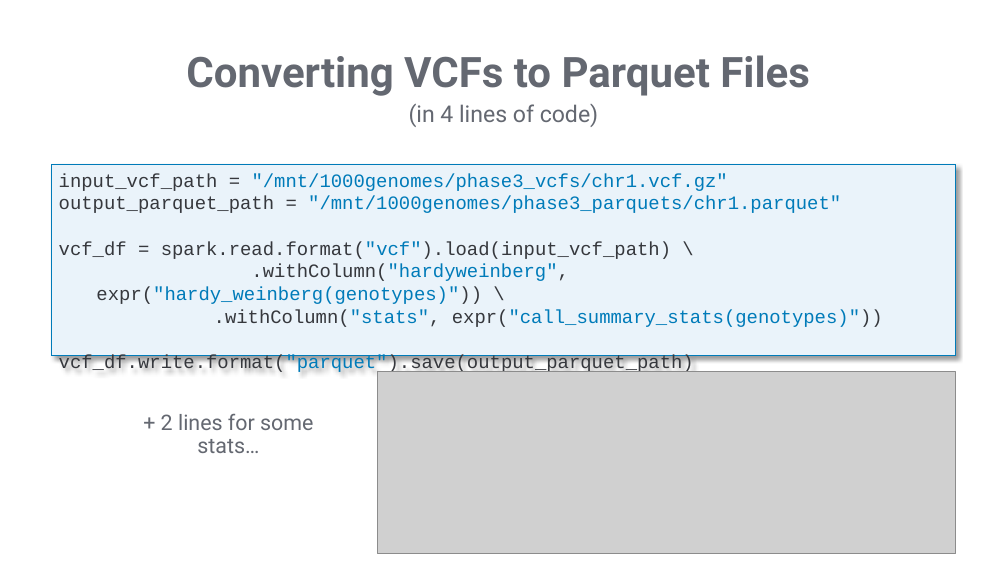
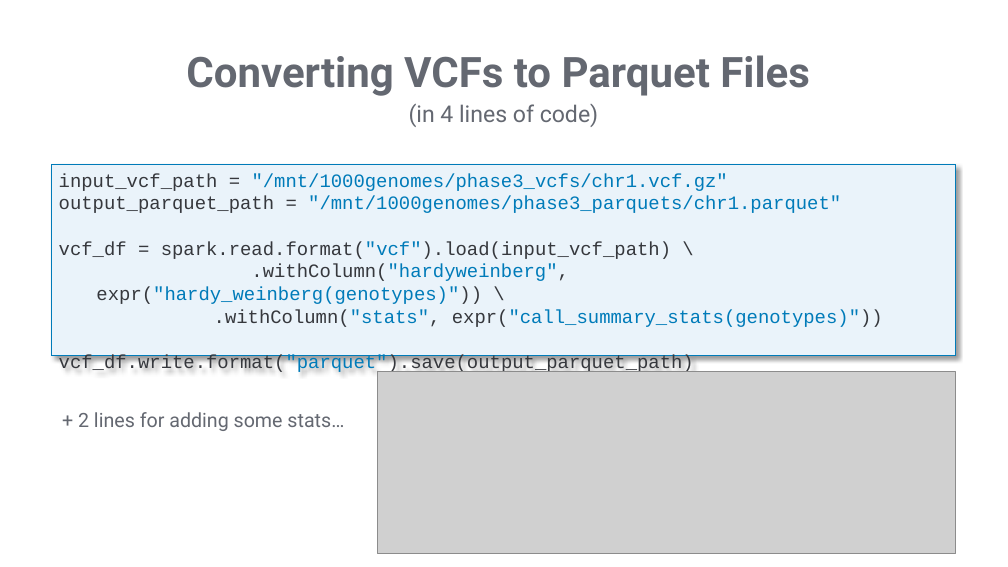
Before and after one commit to BlueGranite/azure-synapse-vcf-analysis, a slide deck: slide 5 of Query Millions of WGS Variants in Minutes with Azure Synapse.pptx. Drawn at 1008x567 pixels with LibreOffice and Linux fonts; fonts in the diff are those of the drawing; grey boxes stand for pictures; background and template pictures are left out. Boxes give left, top, right and bottom in pixels: in the first picture for what was removed or moved away, otherwise in the second. Text is boxed around its words. In the diff, an @@ line names an element or a change of style, - is before the commit and + after.

```diff
--- a/Query Millions of WGS Variants in Minutes with Azure Synapse.pptx
+++ b/Query Millions of WGS Variants in Minutes with Azure Synapse.pptx
@@ text at <box>78,412,344,431</box>: text changed; size 20.4 to 18.7 pt @@
-+ 2 lines for some stats…
++ 2 lines for adding some stats…
```
